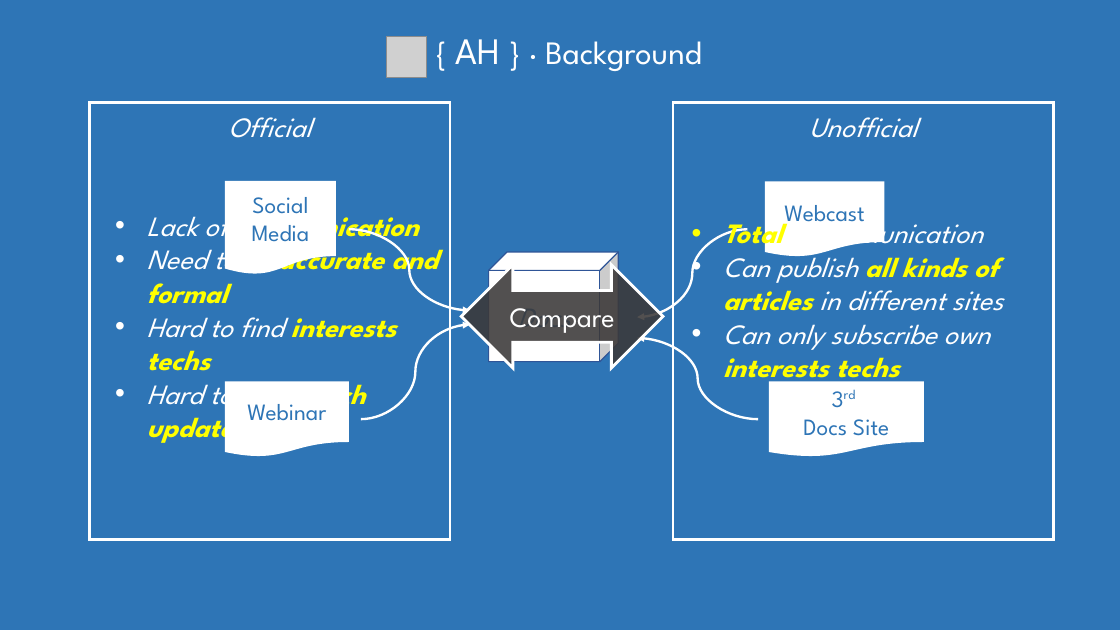
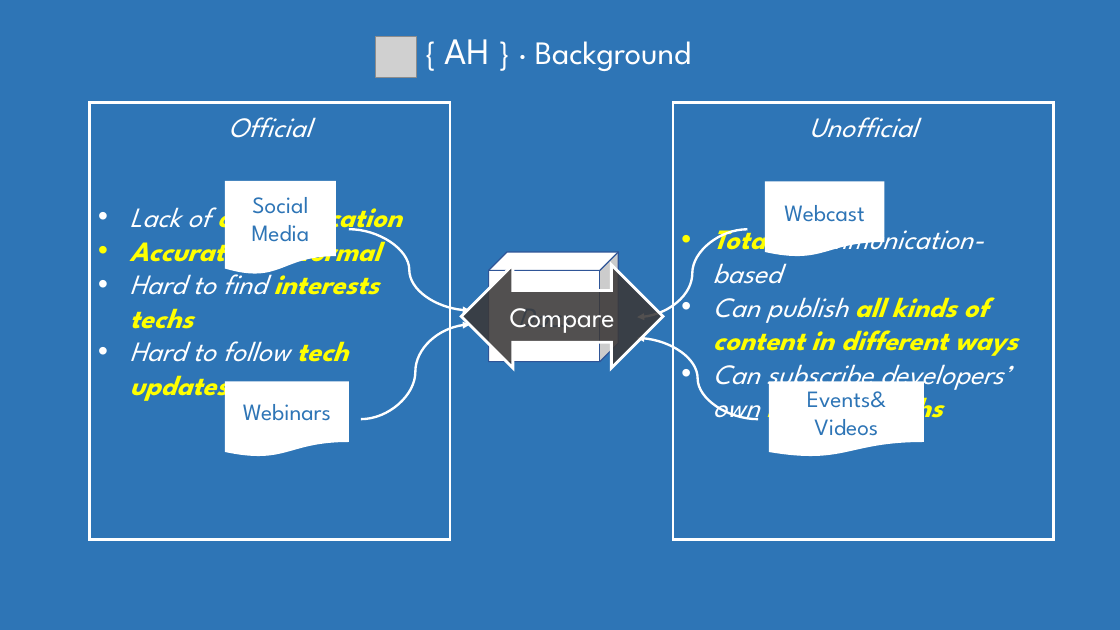
Before and after one commit to LucasDvp/advocateHub-docs, a slide deck: slide 2 of Innovation_Talk.pptx. Drawn at 1120x630 pixels with LibreOffice and Linux fonts; fonts in the diff are those of the drawing; grey boxes stand for pictures. Boxes give left, top, right and bottom in pixels: in the first picture for what was removed or moved away, otherwise in the second. Text is boxed around its words. In the diff, an @@ line names an element or a change of style, - is before the commit and + after.

```diff
--- a/Innovation_Talk.pptx
+++ b/Innovation_Talk.pptx
@@ text "{ AH } · Background": place and size @@
-text "{ AH } · Background" at (455, 39, 701, 71)
+text "{ AH } · Background" at (444, 39, 691, 71)
@@ picture: place and size @@
-picture at (386, 36, 427, 76)
+picture at (376, 36, 416, 76)
@@ text "Lack of communication": place and size @@
-text "Lack of communication" at (147, 206, 438, 447)
+text "Lack of communication" at (130, 197, 401, 404)
@@ text at (130, 231, 381, 270): text changed @@
-• Need to be accurate and formal
+• Accurate and formal
@@ text at (713, 220, 1018, 427): text changed @@
-• Totally communication
-• Can publish all kinds of articles in different sites
-• Can only subscribe own interests techs
+• Totally communication-based
+• Can publish all kinds of content in different ways
+• Can subscribe developers’ own interests techs
@@ text in flow chart document at (243, 404, 331, 421): text changed @@
-Webinar
+Webinars
@@ text in flow chart document at (807, 391, 886, 436): text changed @@
-3rd
-Docs Site
+Events&
+Videos
```
Also in this commit, not shown: 2 other slides changed, 2 slides added, 1 slide removed, 1 other file.
